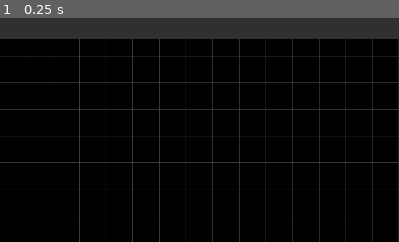
Above: before the commit, frame 1.
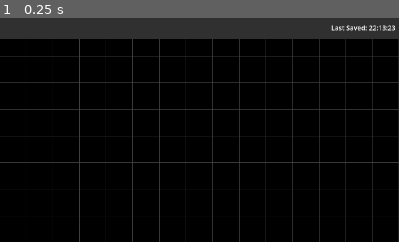
Above: after the commit, the same moment.

Repository: TrueSunGaming/logic-sim
Game: Godot game, scene res://scenes/main.tscn
Same seed, same stepped clock (60 frames per second), same inputs: the game is played once before the commit and once after it.
Inputs:
- Up to frame 1 (0.25 s): no input
The pictures show only the part of the screen within x 50-100%, y 0-50%; the shares and areas given below are measured in that part.

The runs differ from the first frame. In frame 1, 0.3% of the frame differs, in the area x 82-99%, y 3-6%.

Commit message:
add save indicator

Diff:
--- a/global.gd
+++ b/global.gd
@@ -8,6 +8,9 @@
 
 func _input(event: InputEvent) -> void:
 	if Input.is_action_just_pressed("simulate"):
+		if not simulating:
+			tilemap.save_data()
+
 		simulating = not simulating
 
 		if simulating:
--- a/scenes/main.tscn
+++ b/scenes/main.tscn
@@ -29,6 +29,7 @@
 
 [node name="SaveTimer" type="Timer" parent="TileMap"]
 wait_time = 30.0
+autostart = true
 
 [node name="Selected" type="Sprite2D" parent="TileMap"]
 modulate = Color(1, 1, 1, 0.501961)
--- a/scenes/ui.tscn
+++ b/scenes/ui.tscn
@@ -32,6 +32,19 @@
 mouse_filter = 1
 mouse_default_cursor_shape = 2
 text = "Start/Stop Simulation"
+
+[node name="Label" type="Label" parent="PanelTop"]
+layout_mode = 1
+anchors_preset = 1
+anchor_left = 1.0
+anchor_right = 1.0
+offset_left = -146.0
+offset_right = -8.0
+offset_bottom = 48.0
+grow_horizontal = 0
+text = "Last Saved: Never"
+horizontal_alignment = 1
+vertical_alignment = 1
 
 [node name="PanelBottom" type="Panel" parent="."]
 anchors_preset = 12
--- a/scripts/TileMap.gd
+++ b/scripts/TileMap.gd
@@ -293,8 +293,6 @@
 func start_simulation() -> void:
 	global.selected = -1
 
-	save_data()
-
 	compiled = compile()
 	for i in range(compiled.size()):
 		values.push_back(false)
@@ -332,6 +330,8 @@
 	}, true)
 
 	file.close()
+
+	global.ui.set_save_time()
 
 func load_data() -> void:
 	if not FileAccess.file_exists(save_location): return
--- a/scripts/ui.gd
+++ b/scripts/ui.gd
@@ -37,6 +37,7 @@
 
 func _ready() -> void:
 	global.ui = self
+	set_save_time()
 
 func panel_top_mouse_entered() -> void:
 	hovering_top = true
@@ -51,7 +52,13 @@
 	hovering_bottom = false
 
 func toggle_sim() -> void:
+	if not global.simulating:
+		global.tilemap.save_data()
+
 	global.simulating = not global.simulating
 
 	if global.simulating:
 		global.tilemap.start_simulation()
+
+func set_save_time() -> void:
+	$PanelTop/Label.text = "Last Saved: " + Time.get_time_string_from_system()
